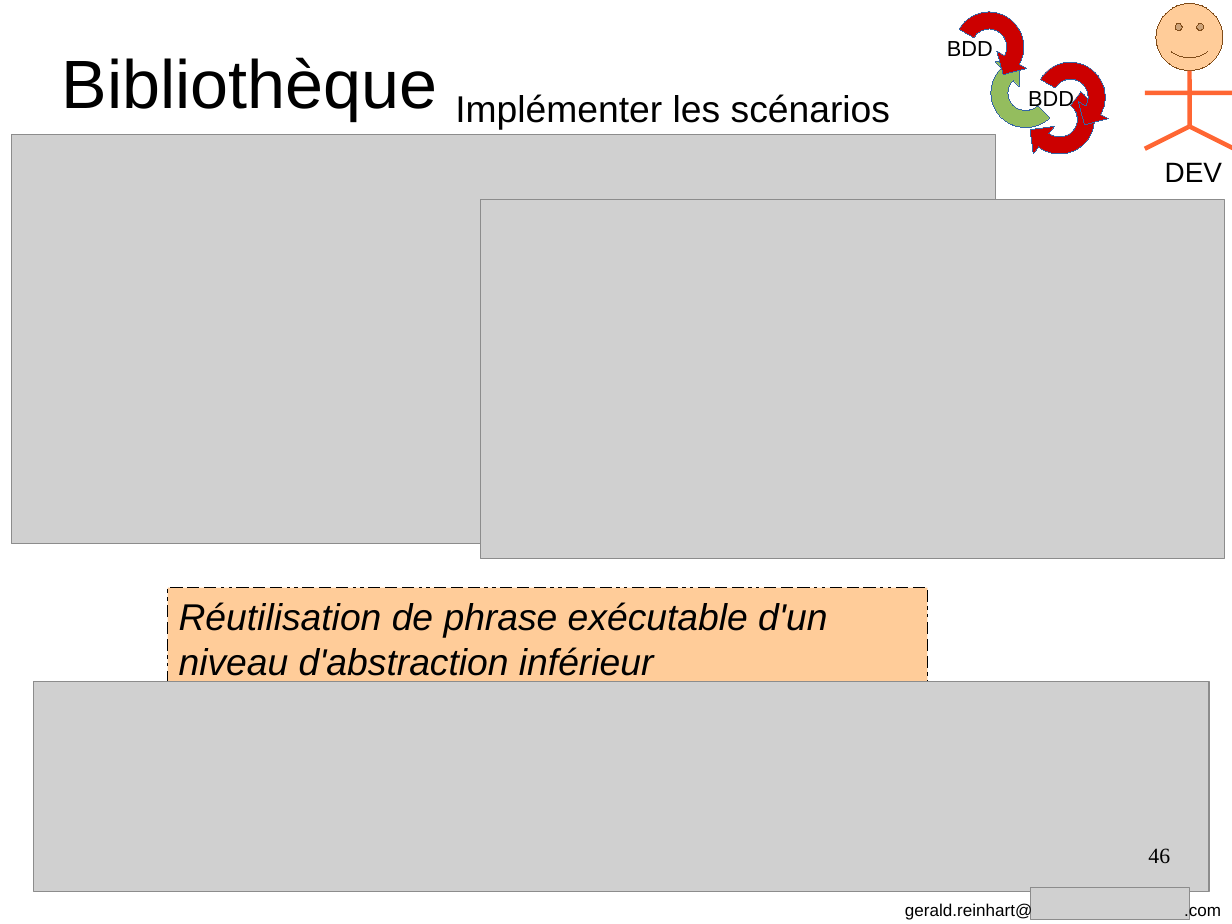
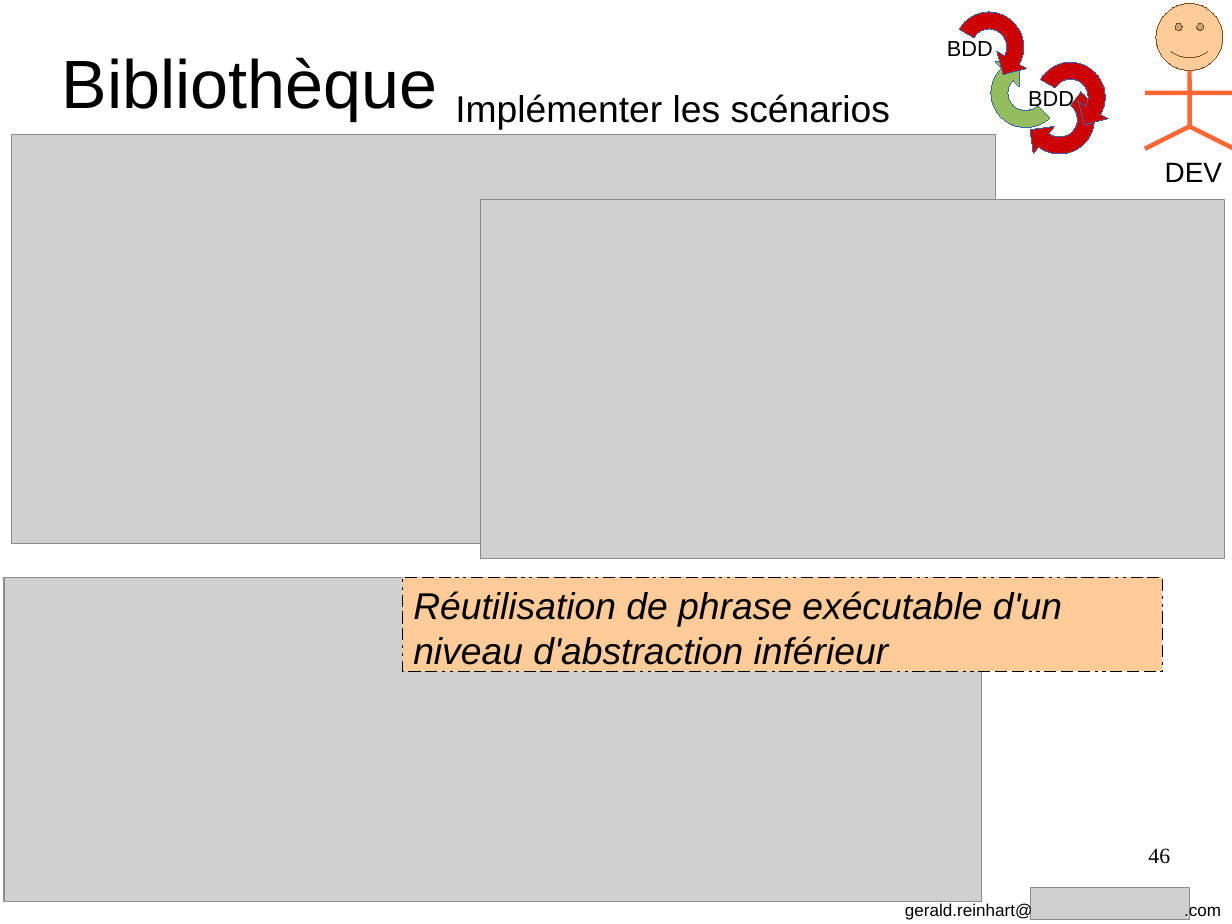
Before and after one commit to GeReinhart/dojo-bdd-library-ws-java, a slide deck: slide 46 of doc/BDD_presentation_agile_grenoble_2016.odp. Drawn at 1232x924 pixels with LibreOffice and Linux fonts; fonts in the diff are those of the drawing; grey boxes stand for pictures. Boxes give left, top, right and bottom in pixels: in the first picture for what was removed or moved away, otherwise in the second. Text is boxed around its words. In the diff, an @@ line names an element or a change of style, - is before the commit and + after.

```diff
--- a/doc/BDD_presentation_agile_grenoble_2016.odp
+++ b/doc/BDD_presentation_agile_grenoble_2016.odp
@@ picture: place and size @@
-picture at (34,682,1210,891)
+picture at (4,577,983,902)
@@ rectangle "Réutilisation de phrase exécutable d'un ...": place and size @@
-rectangle "Réutilisation de phrase exécutable d'un ..." at (168,588,928,682)
+rectangle "Réutilisation de phrase exécutable d'un ..." at (402,577,1163,671)
```
Also in this commit, not shown: 5 other slides changed, 2 slides added, 1 slide removed, 6 other files.
